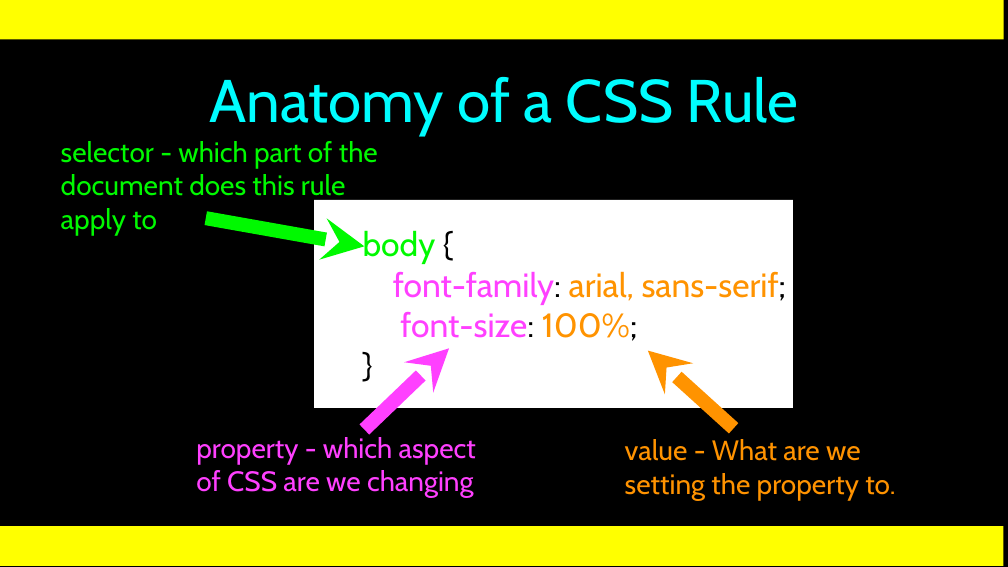
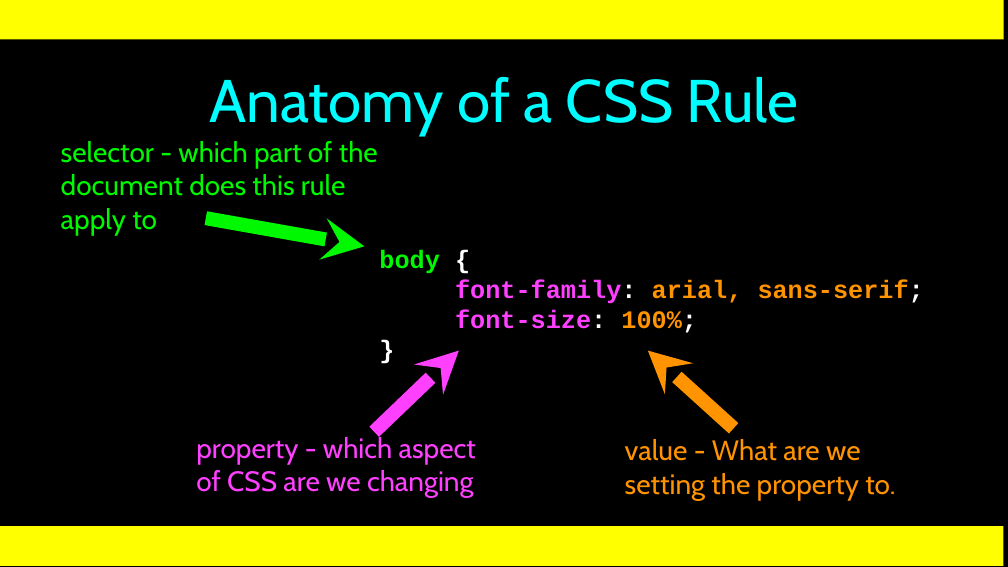
Before and after one commit to csev/wa4e, a slide deck: slide 9 of lectures/Web-03-CSS.ppt. Drawn at 1008x567 pixels with LibreOffice and Linux fonts; fonts in the diff are those of the drawing. Boxes give left, top, right and bottom in pixels: in the first picture for what was removed or moved away, otherwise in the second. Text is boxed around its words. In the diff, an @@ line names an element or a change of style, - is before the commit and + after.

```diff
--- a/lectures/Web-03-CSS.ppt
+++ b/lectures/Web-03-CSS.ppt
@@ text "body {": place and size @@
-text "body {" at bbox=[314, 200, 793, 407]
+text "body {" at bbox=[379, 249, 924, 333]
@@ text "body {" at bbox=[379, 249, 924, 333]: size 24 to 18 pt, font Cabin to Courier New, bold on; text colour #000000 to #FFFFFF in "{", "font-family: sans-serif;", "font-size: 100%;", "}"; fill #FFFFFF to none @@
@@ arrow moved from (449, 349) - (364, 429) to (459, 351) - (374, 431) @@
```
Also in this commit, not shown: 8 other slides changed, 8 slides added, 11 slides removed, 1 other file.
